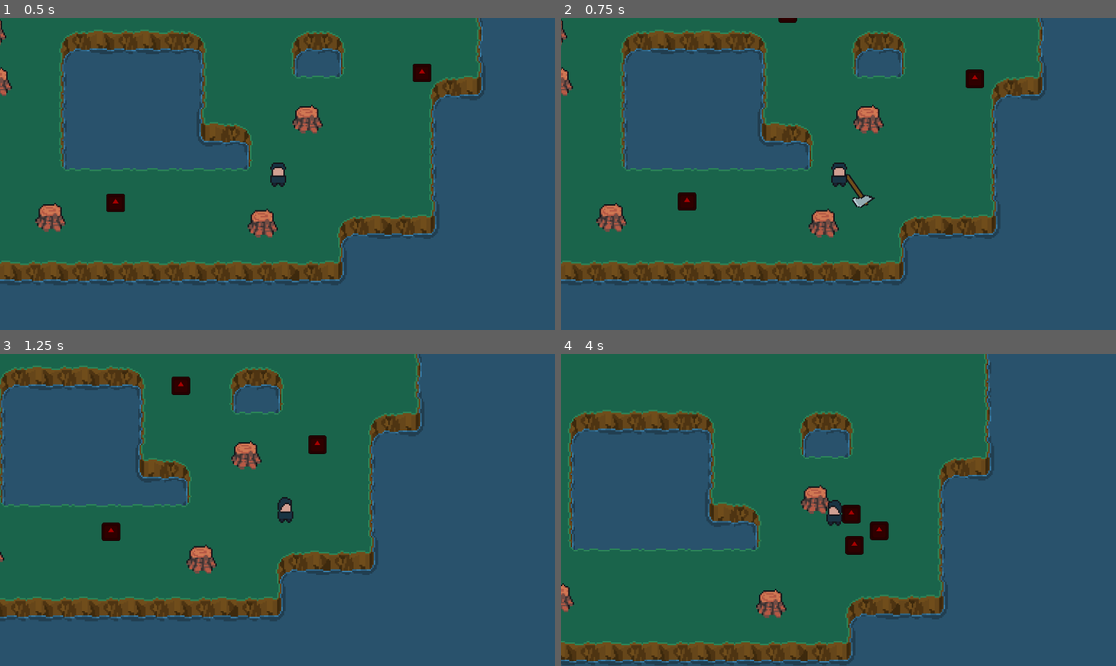
Above: before the commit, frames 1-4 (two rows, left to right).
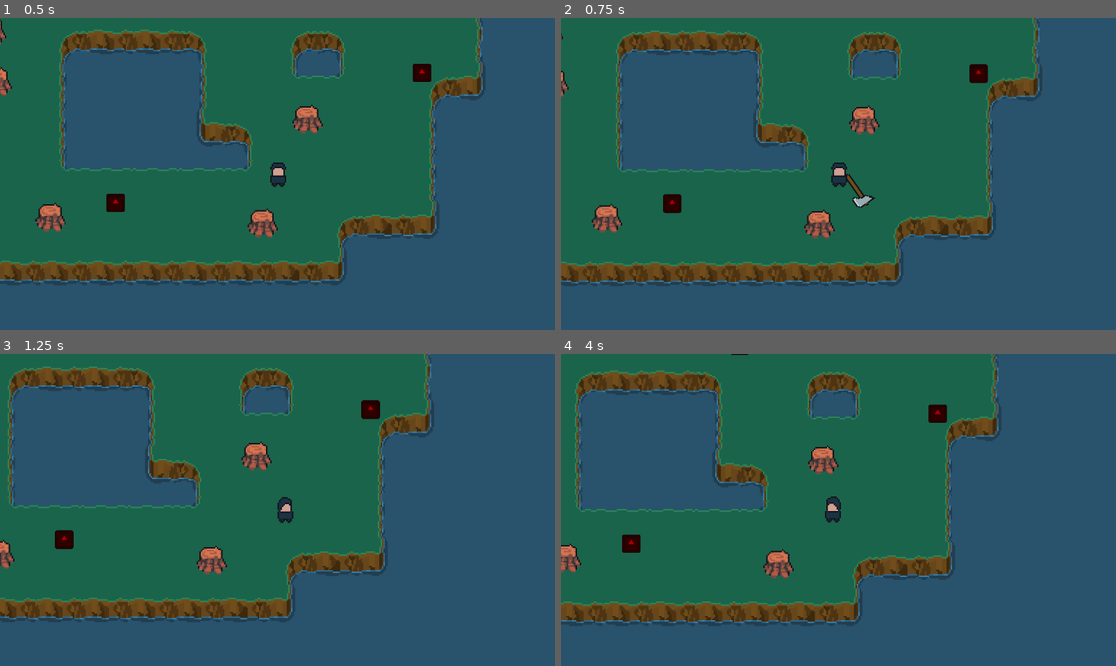
Above: after the commit, the same moments.

Repository: Nademtis/2D-MeleeCombat-and-pathfinding
Game: Godot game, scene res://main.tscn
The game is run twice, just before and just after one commit, with the same random seed, the same clock (stepped at 60 frames per second) and the same inputs. The engine's default icon, where the game draws it, is replaced by a stand-in: a white triangle on a blue panel in a dark square.
Inputs (mouse positions are in pixels of both pictures, inside the frame that each line leads up to):
- Up to frame 1 (0.5 s): no input
- Up to frame 2 (0.75 s): tap Enter at 0.5 s; move the mouse to (960, 158) at 0.52 s; press the mouse at (960, 158) at 0.53 s; hold D (right) from 0.53 s (still down)
- Up to frame 3 (1.25 s): keep holding D (right); right-click (399, 494) at 0.8 s
- Up to frame 4 (4 s): move the mouse to (727, 525) at 1.27 s; release D (right) at 1.28 s; release the mouse at (727, 525) at 1.28 s; hold S (down) 1.28-2.03 s; right-click (727, 525) at 1.35 s; click (727, 525) at 1.55 s; move the mouse to (894, 441) at 2.02 s; press the mouse at (894, 441) at 2.03 s; hold D (right) 2.03-2.78 s; right-click (894, 441) at 2.3 s; move the mouse to (810, 572) at 2.77 s; release the mouse at (810, 572) at 2.78 s; hold W (up) 2.78-3.53 s; right-click (810, 572) at 2.85 s; click (810, 572) at 3.05 s; move the mouse to (1005, 556) at 3.52 s; press the mouse at (1005, 556) at 3.53 s; hold Left (left) from 3.53 s (still down); right-click (1005, 556) at 3.8 s

Frame 1 is identical in both runs. In frame 2, 9.0% of the frame differs, in the area x 0-88%, y 0-86%; in frame 3, 11%; in frame 4, 33%, in the area x 0-80%, y 0-100%.

Commit message:
wip new player attack system - state management

Diff:
--- a/game/enemy/enemy.gd
+++ b/game/enemy/enemy.gd
@@ -4,6 +4,7 @@
 @export var speed: float = 70
 @export var hp: float = 5
 var should_walk = false
+@export var should_chase = false
 
 @onready var navigation_agent_2d: NavigationAgent2D = $NavigationAgent2D
 @onready var player: Node2D = get_node("/root/main/player")
@@ -21,7 +22,8 @@
 		queue_free()
 
 func _physics_process(_delta: float) -> void:
-	movement()
+	if should_chase:
+		movement()
 
 #only chase after some timeout
 func _on_start_nav_timeout() -> void:
--- a/game/enemy/enemy.tscn
+++ b/game/enemy/enemy.tscn
@@ -2,6 +2,33 @@
 
 [ext_resource type="Script" path="res://enemy/enemy.gd" id="1_gbhi2"]
 [ext_resource type="Texture2D" uid="uid://d3ran3xjja84e" path="res://icon.svg" id="1_t0df5"]
+
+[sub_resource type="Animation" id="Animation_c1pwt"]
+length = 0.001
+tracks/0/type = "value"
+tracks/0/imported = false
+tracks/0/enabled = true
+tracks/0/path = NodePath("Sprite2D:scale")
+tracks/0/interp = 1
+tracks/0/loop_wrap = true
+tracks/0/keys = {
+"times": PackedFloat32Array(0),
+"transitions": PackedFloat32Array(1),
+"update": 0,
+"values": [Vector2(0.1, 0.1)]
+}
+tracks/1/type = "value"
+tracks/1/imported = false
+tracks/1/enabled = true
+tracks/1/path = NodePath("Sprite2D:self_modulate")
+tracks/1/interp = 1
+tracks/1/loop_wrap = true
+tracks/1/keys = {
+"times": PackedFloat32Array(0),
+"transitions": PackedFloat32Array(1),
+"update": 0,
+"values": [Color(0.666667, 0, 0, 1)]
+}
 
 [sub_resource type="Animation" id="Animation_7bgrk"]
 resource_name = "enemy_hit"
@@ -29,33 +56,6 @@
 "transitions": PackedFloat32Array(1, 1),
 "update": 0,
 "values": [Color(1, 1, 1, 1), Color(0.666667, 0, 0, 1)]
-}
-
-[sub_resource type="Animation" id="Animation_c1pwt"]
-length = 0.001
-tracks/0/type = "value"
-tracks/0/imported = false
-tracks/0/enabled = true
-tracks/0/path = NodePath("Sprite2D:scale")
-tracks/0/interp = 1
-tracks/0/loop_wrap = true
-tracks/0/keys = {
-"times": PackedFloat32Array(0),
-"transitions": PackedFloat32Array(1),
-"update": 0,
-"values": [Vector2(0.1, 0.1)]
-}
-tracks/1/type = "value"
-tracks/1/imported = false
-tracks/1/enabled = true
-tracks/1/path = NodePath("Sprite2D:self_modulate")
-tracks/1/interp = 1
-tracks/1/loop_wrap = true
-tracks/1/keys = {
-"times": PackedFloat32Array(0),
-"transitions": PackedFloat32Array(1),
-"update": 0,
-"values": [Color(0.666667, 0, 0, 1)]
 }
 
 [sub_resource type="AnimationLibrary" id="AnimationLibrary_xnb4n"]
--- a/game/player/attack.gd
+++ b/game/player/attack.gd
@@ -1,9 +1,17 @@
 extends Node2D
 
+@onready var animation_player: AnimationPlayer = $AnimationPlayer
+var attack_right = true
 
-# Called when the node enters the scene tree for the first time.
+func initialize(is_attack_right: bool) -> void:
+	attack_right = is_attack_right
+
 func _ready() -> void:
-	pass # Replace with function body.
+	if attack_right:
+		animation_player.play("attack_R")
+	else:
+		animation_player.play("attack_L")
+
 
 #TODO IF HIT --> object take damage --> kill this
 
--- a/game/player/attack.tscn
+++ b/game/player/attack.tscn
@@ -48,6 +48,83 @@
 tracks/3/interp = 1
 tracks/3/loop_wrap = true
 tracks/3/keys = {
+"times": PackedFloat32Array(0),
+"transitions": PackedFloat32Array(1),
+"update": 1,
+"values": [true]
+}
+tracks/4/type = "value"
+tracks/4/imported = false
+tracks/4/enabled = true
+tracks/4/path = NodePath("Sprite2D:flip_h")
+tracks/4/interp = 1
+tracks/4/loop_wrap = true
+tracks/4/keys = {
+"times": PackedFloat32Array(0),
+"transitions": PackedFloat32Array(1),
+"update": 1,
+"values": [false]
+}
+
+[sub_resource type="Animation" id="Animation_hfigp"]
+resource_name = "attack_L"
+length = 0.3
+step = 0.01
+tracks/0/type = "value"
+tracks/0/imported = false
+tracks/0/enabled = true
+tracks/0/path = NodePath("Sprite2D:rotation")
+tracks/0/interp = 1
+tracks/0/loop_wrap = true
+tracks/0/keys = {
+"times": PackedFloat32Array(0, 0.26),
+"transitions": PackedFloat32Array(0.233258, 0.233258),
+"update": 0,
+"values": [1.13446, -1.0472]
+}
+tracks/1/type = "value"
+tracks/1/imported = false
+tracks/1/enabled = true
+tracks/1/path = NodePath("Sprite2D:visible")
+tracks/1/interp = 1
+tracks/1/loop_wrap = true
+tracks/1/keys = {
+"times": PackedFloat32Array(0, 0.3),
+"transitions": PackedFloat32Array(1, 1),
+"update": 1,
+"values": [true, false]
+}
+tracks/2/type = "value"
+tracks/2/imported = false
+tracks/2/enabled = true
+tracks/2/path = NodePath("Sprite2D:frame")
+tracks/2/interp = 1
+tracks/2/loop_wrap = true
+tracks/2/keys = {
+"times": PackedFloat32Array(0, 0.08, 0.15, 0.24),
+"transitions": PackedFloat32Array(1, 1, 1, 1),
+"update": 1,
+"values": [1, 2, 3, 4]
+}
+tracks/3/type = "value"
+tracks/3/imported = false
+tracks/3/enabled = true
+tracks/3/path = NodePath("Area2D/CollisionShape2D:disabled")
+tracks/3/interp = 1
+tracks/3/loop_wrap = true
+tracks/3/keys = {
+"times": PackedFloat32Array(0, 0.05),
+"transitions": PackedFloat32Array(1, 1),
+"update": 1,
+"values": [false, true]
+}
+tracks/4/type = "value"
+tracks/4/imported = false
+tracks/4/enabled = true
+tracks/4/path = NodePath("Sprite2D:flip_h")
+tracks/4/interp = 1
+tracks/4/loop_wrap = true
+tracks/4/keys = {
 "times": PackedFloat32Array(0),
 "transitions": PackedFloat32Array(1),
 "update": 1,
@@ -65,8 +142,8 @@
 tracks/0/interp = 1
 tracks/0/loop_wrap = true
 tracks/0/keys = {
-"times": PackedFloat32Array(0, 0.25),
-"transitions": PackedFloat32Array(0.233258, 6.06286),
+"times": PackedFloat32Array(0, 0.26),
+"transitions": PackedFloat32Array(0.233258, 0.233258),
 "update": 0,
 "values": [-1.0472, 1.13446]
 }
@@ -106,11 +183,24 @@
 "update": 1,
 "values": [false, true]
 }
+tracks/4/type = "value"
+tracks/4/imported = false
+tracks/4/enabled = true
+tracks/4/path = NodePath("Sprite2D:flip_h")
+tracks/4/interp = 1
+tracks/4/loop_wrap = true
+tracks/4/keys = {
+"times": PackedFloat32Array(0),
+"transitions": PackedFloat32Array(1),
+"update": 1,
+"values": [false]
+}
 
 [sub_resource type="AnimationLibrary" id="AnimationLibrary_nseh8"]
 _data = {
 "RESET": SubResource("Animation_ayq74"),
-"attack": SubResource("Animation_w3xfp")
+"attack_L": SubResource("Animation_hfigp"),
+"attack_R": SubResource("Animation_w3xfp")
 }
 
 [node name="attack" type="Node2D"]
@@ -128,7 +218,7 @@
 libraries = {
 "": SubResource("AnimationLibrary_nseh8")
 }
-autoplay = "attack"
+autoplay = "attack_R"
 
 [node name="Area2D" type="Area2D" parent="." groups=["player_attack"]]
 monitoring = false
--- a/game/player/axe.gd
+++ b/game/player/axe.gd
@@ -13,11 +13,21 @@
 func _input(event):
 	if event.is_action_pressed("click"):
 		if (can_attack):
-			attack()
+			attack(true)
+	if event.is_action_pressed("rightClick"):
+		if (can_attack):
+			attack(false)
 
-func attack():
+func attack(attack_right: bool):
 	var point = get_global_mouse_position()
-	var attack_instance = ATTACK.instantiate()
+	var attack_instance = ATTACK.instantiate() #error here
+
+	#setup right or left
+	if attack_right:
+		attack_instance.initialize(true)
+	else:
+		attack_instance.initialize(false)
+
 
 	var direction = point - global_position
 	Events.emit_signal("player_attacked", direction)
--- a/game/player/player.tscn
+++ b/game/player/player.tscn
@@ -56,7 +56,7 @@
 script = ExtResource("3_8ikbw")
 
 [node name="attackCoolDown" type="Timer" parent="axe"]
-wait_time = 0.2
+wait_time = 0.3
 one_shot = true
 
 [node name="AnimatedSprite2D" type="AnimatedSprite2D" parent="."]
--- a/game/player/scripts/player.gd
+++ b/game/player/scripts/player.gd
@@ -9,9 +9,15 @@
 @export var deceleration: float = 800
 
 #player attack dash
-@export var attack_dash_speed: float = 5
-@export var attack_dash_duration: float = 0.1
+@export var attack_dash_speed: float = 65
+@export var attack_dash_duration: float = 0.05
+
 #var is_dashing = false
+
+var attack_dash_start_position: Vector2
+var attack_dash_target_position: Vector2
+var attack_dash_elapsed_time: float = 0.0
+var attack_dash_direction: Vector2 = Vector2.ZERO
 
 enum MovementState{WALKING, ATTACKING, DASHING}
 var movement_state = MovementState.WALKING
@@ -26,18 +32,35 @@
 		MovementState.WALKING:
 			move_player(delta)
 		MovementState.ATTACKING:
-
+			handle_attack_dash(delta)  # New function for smooth dash
 			pass
 		MovementState.DASHING:
 			pass
-
 	anim_player()
 
-func attack_dash(direction : Vector2):
+func attack_dash(direction: Vector2):
 	set_movement_state(MovementState.ATTACKING)
+	attack_dash_start_position = global_position
+	attack_dash_direction = direction.normalized()
+	attack_dash_target_position = attack_dash_start_position + attack_dash_direction * (attack_dash_speed * attack_dash_duration)
+	attack_dash_elapsed_time = 0.0  # Reset timer
+
+func handle_attack_dash(delta: float):
+	attack_dash_elapsed_time += delta
+	var t = attack_dash_elapsed_time / attack_dash_duration  # Normalized time (0 to 1)
+	t = clamp(t, 0, 1)  # Ensure t stays within bounds
+
+	# Lerp the player's position smoothly
+	global_position = attack_dash_start_position.lerp(attack_dash_target_position, t)
+
+	# Dash complete
+	if t >= 1.0:
+		pass
+		#set_movement_state(MovementState.WALKING)
 
 func set_movement_state(new_state : MovementState):
-	var old_state = movement_state
+	var old_state: MovementState = movement_state
+	print(MovementState.keys()[old_state])
 
 	match new_state:
 		MovementState.WALKING:
--- a/game/project.godot
+++ b/game/project.godot
@@ -54,6 +54,11 @@
 "events": [Object(InputEventMouseButton,"resource_local_to_scene":false,"resource_name":"","device":-1,"window_id":0,"a …(253 unchanged characters)…
 ]
 }
+rightClick={
+"deadzone": 0.5,
+"events": [Object(InputEventMouseButton,"resource_local_to_scene":false,"resource_name":"","device":-1,"window_id":0,"alt_pressed":false,"shift_pressed":false,"ctrl_pressed":false,"meta_pressed":false,"button_mask":0,"position":Vector2(0, 0),"global_position":Vector2(0, 0),"factor":1.0,"button_index":2,"canceled":false,"pressed":false,"double_click":false,"script":null)
+]
+}
 
 [rendering]
 
Not shown: 1 places in game/player/attack.tscn that only renumber resources
